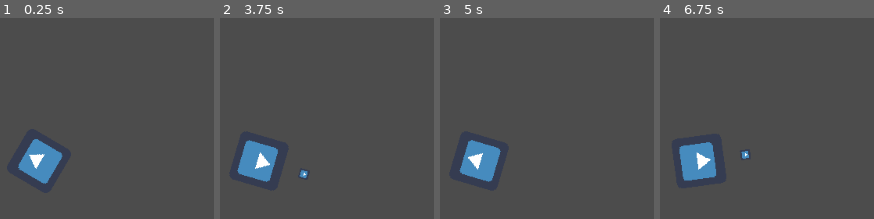
Above: before the commit, frames 1-4 (left to right).
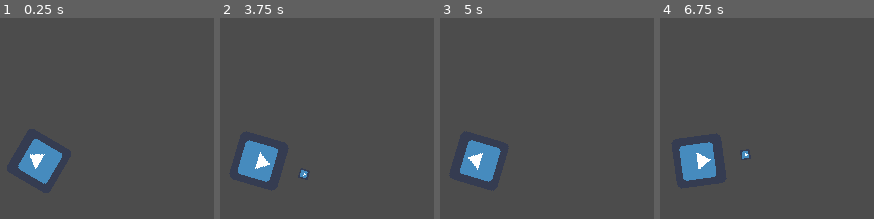
Above: after the commit, the same moments.

Repository: rafipanoyan/godot-sandbox
Game: Godot game, scene res://World.tscn
Same seed, same stepped clock (60 frames per second), same inputs: the game is played once before the commit and once after it. The engine's default icon, where the game draws it, is replaced by a stand-in: a white triangle on a blue panel in a dark square.
Inputs (mouse positions are in pixels of both pictures, inside the frame that each line leads up to):
- Up to frame 1 (0.25 s): no input
- Up to frame 2 (3.75 s): tap Enter at 0.5, 2, 3.5 s; move the mouse to (outside the picture) at 0.52 s; hold Space (fire) 0.53-1.28 s; move the mouse to (outside the picture) at 1.27 s; tap Space (fire) at 1.35, 2.85 s; move the mouse to (339, 58) at 2.02 s; hold Space (fire) 2.03-2.78 s; move the mouse to (outside the picture) at 2.77 s; move the mouse to (outside the picture) at 3.52 s; hold Space (fire) from 3.53 s (still down)
- Up to frame 3 (5 s): move the mouse to (outside the picture) at 4.27 s; release Space (fire) at 4.28 s; tap Space (fire) at 4.35 s
- Up to frame 4 (6.75 s): move the mouse to (739, 160) at 5.02 s; hold Space (fire) 5.03-5.78 s; move the mouse to (outside the picture) at 5.77 s; tap Space (fire) at 5.85 s; move the mouse to (outside the picture) at 6.52 s; hold Space (fire) from 6.53 s (still down)

The runs differ from the first frame. In frame 1, 0.2% of the frame differs, in the area x 8-30%, y 60-83%; in frame 2, 0.3%, in the area x 7-42%, y 60-82%; in frame 3, 0.2%; in frame 4, 0.3%.

Commit message:
remove unnecessary rotation

Diff:
--- a/Turret/States/Move.gd
+++ b/Turret/States/Move.gd
@@ -4,9 +4,7 @@
 
 func unhandled_input(event):
 	if(Input.is_action_just_pressed("fire")):
-		state_machine.transition_to("Targeting", {
-			"current_direction": current_direction_vec
-		})
+		state_machine.transition_to("Targeting")
 
 func physics_process(delta):
 	rotate_to_mouse()
--- a/Turret/States/Targeting.gd
+++ b/Turret/States/Targeting.gd
@@ -8,14 +8,12 @@
 
 onready var target = get_node(target_path)
 
-var current_direction_vec := Vector2.ZERO
 var current_target_distance_from_turret := 0
 
 func _ready():
 	target.hide()
 
 func _enter(msg: Dictionary):
-	current_direction_vec = msg.get("current_direction")
 	target.show()
 
 func unhandled_input(event):
@@ -24,8 +22,7 @@
 
 func physics_process(delta):
 	current_target_distance_from_turret += min(target_speed * delta, MAX_TARGET_DISTANCE)
-	var target_vec = current_direction_vec.normalized() * current_target_distance_from_turret
-	target_vec = target_vec.rotated(-owner.rotation)
+	var target_vec = Vector2.UP * current_target_distance_from_turret
 	target.position = target_vec
 
 func _exit():
--- a/project.godot
+++ b/project.godot
@@ -41,7 +41,7 @@
 window/size/test_width=1024
 window/size/test_height=600
 window/vsync/use_vsync=false
-window/stretch/mode="viewport"
+window/stretch/mode="2d"
 window/stretch/aspect="keep"
 
 [input]
